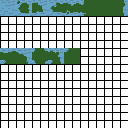
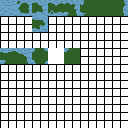
Layered file, before and after one edit (128 × 128). Changes by layer:
painted on "Arrière-plan" over [32, 3, 80, 64]
